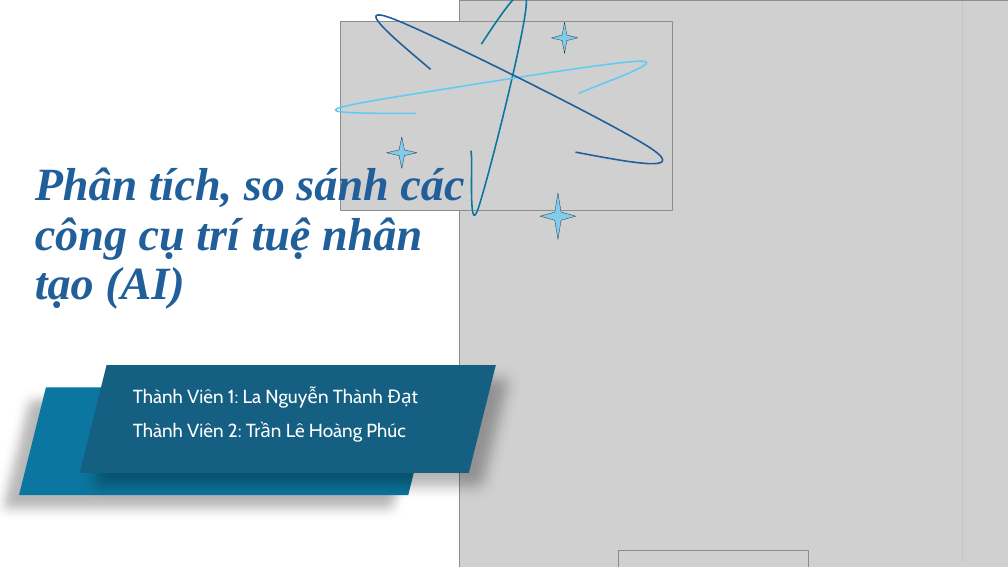
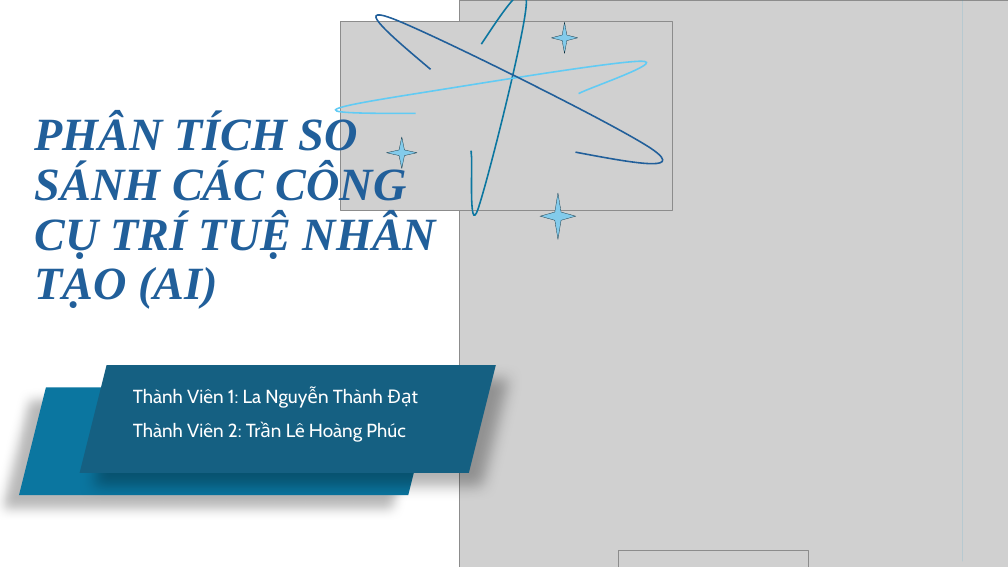
Before and after one commit to Dat-B2605337/project, a slide deck: slide 2 of BaoCao_Nhom_SS3CongCuChatbotAI.pptx. Drawn at 1008x567 pixels with LibreOffice and Linux fonts; fonts in the diff are those of the drawing; grey boxes stand for pictures; background and template pictures are left out. Boxes give left, top, right and bottom in pixels: in the first picture for what was removed or moved away, otherwise in the second. Text is boxed around its words. In the diff, an @@ line names an element or a change of style, - is before the commit and + after.

```diff
--- a/BaoCao_Nhom_SS3CongCuChatbotAI.pptx
+++ b/BaoCao_Nhom_SS3CongCuChatbotAI.pptx
@@ title at [35, 114, 436, 309]: text changed @@
-Phân tích, so sánh các công cụ trí tuệ nhân tạo (AI)
+PHÂN TÍCH SO SÁNH CÁC CÔNG CỤ TRÍ TUỆ NHÂN TẠO (AI)
```
Also in this commit, not shown: 7 other slides changed, 1 slide added, 1 other file.
